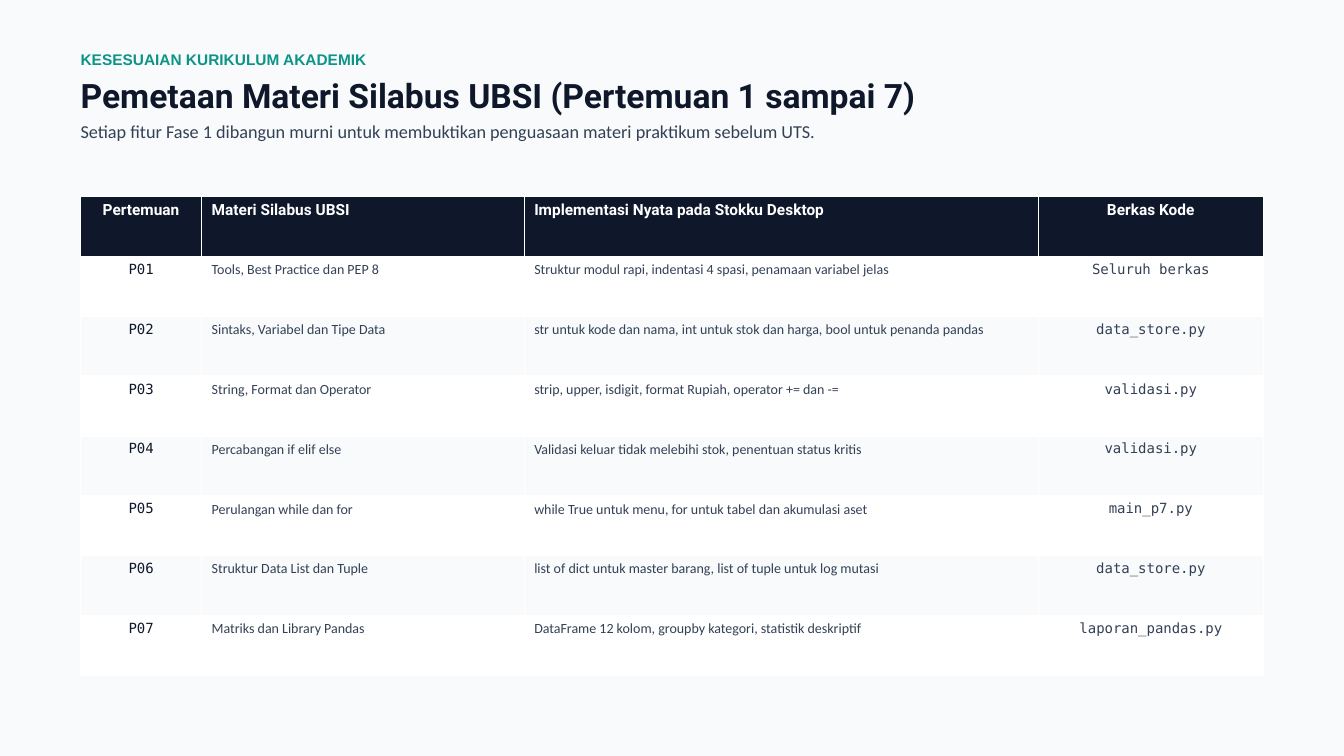
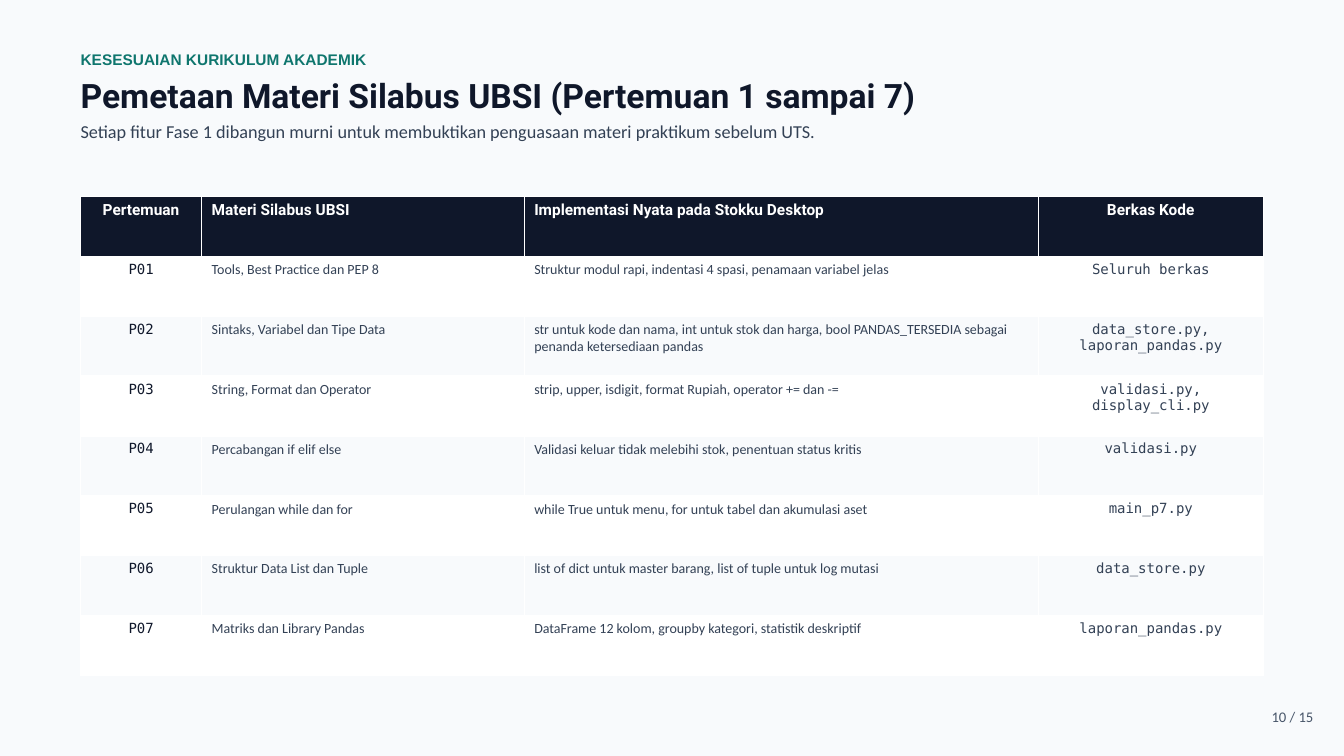
Before and after one commit to Curzyori/Stokku-Desktop, a slide deck: slide 10 of docs/presentasi/STOKKU_DESKTOP_PROGRES_P7.pptx (slide 9 before the commit). Drawn at 1344x756 pixels with LibreOffice and Linux fonts; fonts in the diff are those of the drawing. Boxes give left, top, right and bottom in pixels: in the first picture for what was removed or moved away, otherwise in the second. Text is boxed around its words. In the diff, an @@ line names an element or a change of style, - is before the commit and + after.

```diff
--- a/docs/presentasi/STOKKU_DESKTOP_PROGRES_P7.pptx
+++ b/docs/presentasi/STOKKU_DESKTOP_PROGRES_P7.pptx
@@ text at (81,54,366,65): text colour #0D9488 to #0F766E in "KESESUAIAN KURIKULUM AKADEMIK" @@
@@ table at (81,197,1263,676) @@
-row 3, column 3: str untuk kode dan nama, int untuk stok dan harga, bool untuk penanda pandas
+row 3, column 3: str untuk kode dan nama, int untuk stok dan harga, bool PANDAS_TERSEDIA sebagai penanda ketersediaan pandas
-row 3, column 4: data_store.py
+row 3, column 4: data_store.py, laporan_pandas.py
-row 4, column 4: validasi.py
+row 4, column 4: validasi.py, display_cli.py
@@ text added at (1272,712,1314,722), 10.5 pt, text #475569 @@
+10 / 15
```
Also in this commit, not shown: 10 other slides changed, 3 slides added, 2 slides removed, 26 other files.
